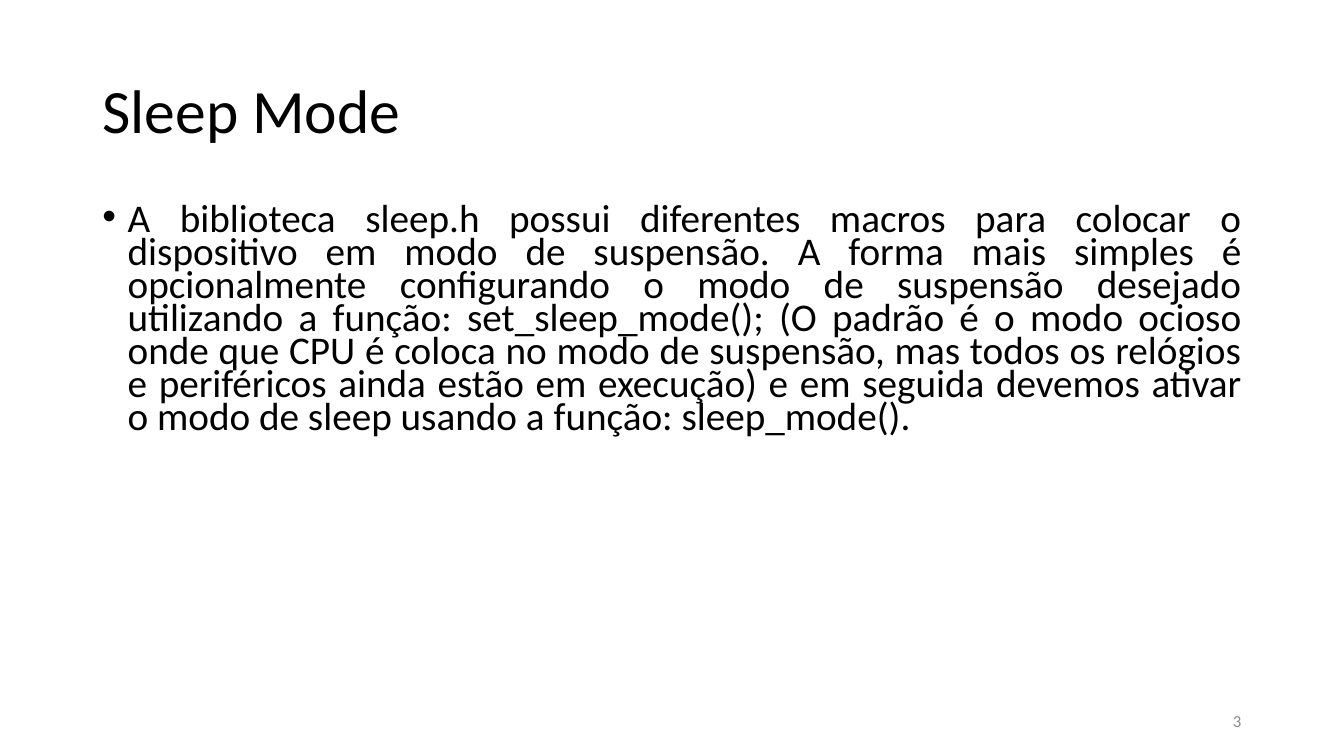
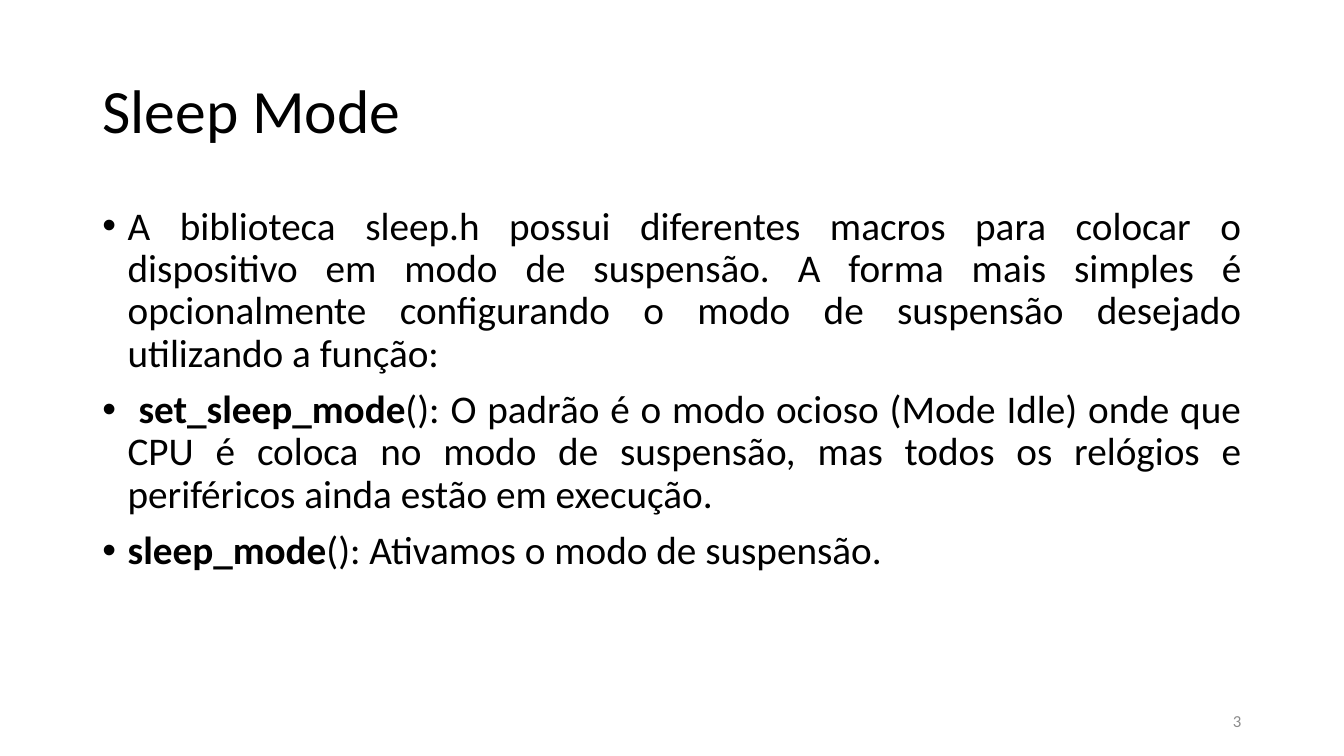
Before and after one commit to marcotulio95/PROJECT1-Arquitetura_-De_-Computadores, a slide deck: slide 3 of Apresentação/Arquitetura de Computadores2.pptx. Drawn at 1344x756 pixels with LibreOffice and Linux fonts; fonts in the diff are those of the drawing. Boxes give left, top, right and bottom in pixels: in the first picture for what was removed or moved away, otherwise in the second. Text is boxed around its words. In the diff, an @@ line names an element or a change of style, - is before the commit and + after.

```diff
--- a/Apresentação/Arquitetura de Computadores2.pptx
+++ b/Apresentação/Arquitetura de Computadores2.pptx
@@ text at (128, 212, 1241, 571): text changed @@
-• A biblioteca sleep.h possui diferentes macros para colocar o dispositivo em modo de suspensão. A forma mais simples é opcionalmente configurando o modo de suspensão desejado utilizando a função: set_sleep_mode(); (O padrão é o modo ocioso onde que CPU é coloca no modo de suspensão, mas todos os relógios e periféricos ainda estão em execução) e em seguida devemos ativar o modo de sleep usando a função: sleep_mode().
+• A biblioteca sleep.h possui diferentes macros para colocar o dispositivo em modo de suspensão. A forma mais simples é opcionalmente configurando o modo de suspensão desejado utilizando a função:
+• set_sleep_mode(): O padrão é o modo ocioso (Mode Idle) onde que CPU é coloca no modo de suspensão, mas todos os relógios e periféricos ainda estão em execução.
+• sleep_mode(): Ativamos o modo de suspensão.
```
Also in this commit, not shown: 2 other slides changed, 4 slides added, 3 other files.
